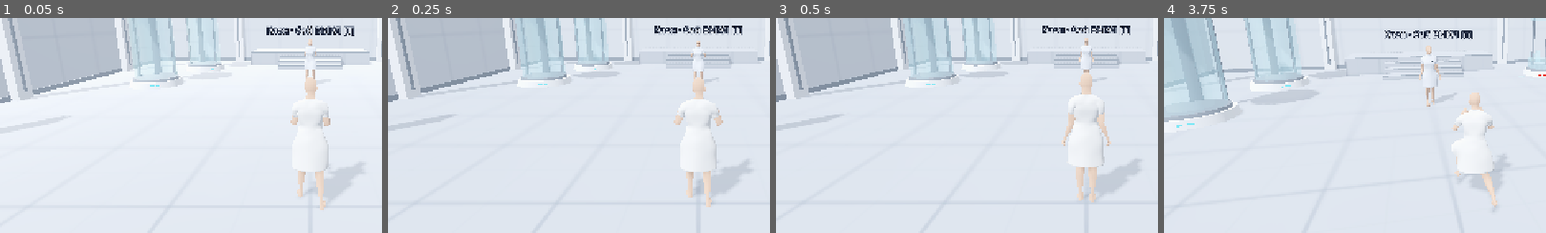
Above: before the commit, frames 1-4 (left to right).
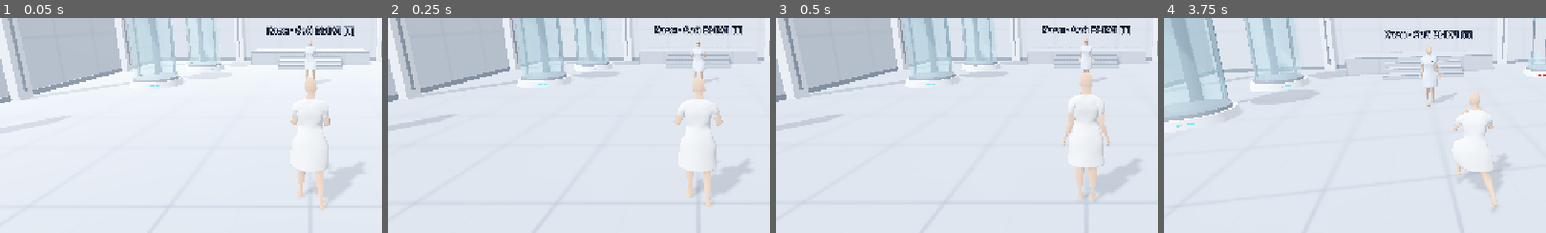
Above: after the commit, the same moments.

Repository: IAmStarhead/Project-Gene
Game: Godot game, scene res://scenes/main.tscn
The game is run twice, just before and just after one commit, with the same random seed, the same clock (stepped at 60 frames per second) and the same inputs.
Inputs (mouse positions are % of the whole screen's width and height, from its top left):
- Up to frame 1 (0.05 s): no input
- Up to frame 2 (0.25 s): no input
- Up to frame 3 (0.5 s): no input
- Up to frame 4 (3.75 s): tap Enter at 0.5 s; move the mouse to (55, 50) at 0.52 s; hold Space (dodge) 0.53-1.28 s; hold W (move_forward) from 0.53 s (still down); click (55, 50) at 0.67 s; tap F (jump) at 0.77, 1.52, 3.02 s; move the mouse to (45, 50) at 1.27 s; click (45, 50) at 1.35 s; tap Space (dodge) at 1.55, 2.3, 3.05 s; move the mouse to (52, 48) at 2.02 s; hold Q (attack_hook) 2.03-2.78 s; move the mouse to (49, 52) at 2.77 s; right-click (49, 52) at 2.85 s; click (49, 52) at 2.92 s; move the mouse to (57, 51) at 3.52 s; hold Space (dodge) from 3.53 s (still down)
The pictures show only the part of the screen within x 9-59%, y 33-83%; the shares and areas given below are measured in that part.

The runs differ from the first frame. In frame 1, less than 0.1% of the frame differs, in the area x 78-86%, y 58-72%; in frame 2, less than 0.1%; in frame 3, less than 0.1%; in frame 4, 0.1%, in the area x 75-85%, y 58-75%.

Commit message:
Скруглить подол по границе материала без изменения ног и маски кожи
Co-authored-by: arena-agent <297053741+arena-agent@users.noreply.github.com>

Diff:
--- a/prototype/scripts/character_appearance.gd
+++ b/prototype/scripts/character_appearance.gd
@@ -753,6 +753,7 @@
 			_goals[i]=_hips_transform*point
 
 	_redistribute_surface()
+	_fillet_supported_surface()
 
 
 func _redistribute_surface() -> void:
@@ -888,6 +889,7 @@
 		var goal := _goal_local[hem]
 		var radial := Vector3(goal.x,0,goal.z-.02).normalized()
 		var amount:=clampf(Vector3(local.x,0,local.z-.02).dot(radial)-_goal_radii[hem],0,_max_secondary)
+		amount = _safe_secondary(k, amount)
 		for row in range(1,_rings):
 			var i:=row*_segments+k
 			var u:=_meridian_lengths[i]/_meridian_lengths[hem]
@@ -978,3 +980,158 @@
 		_vertex_bytes.encode_u16(_tangent_offset+i*_normal_stride, tx)
 		_vertex_bytes.encode_u16(_tangent_offset+i*_normal_stride+2, ty)
 	_skirt_mesh.surface_update_vertex_region(0, 0, _vertex_bytes)
+
+
+func _fillet_supported_surface() -> void:
+	# Only the 32-point material boundary needs a fairing solve. Solving all
+	# 320 points at every pass produced the same hem but cost six times the
+	# old update. Transfer this boundary correction through the cloth ONCE.
+	# A nearest-normal contact slides around a knee instead of re-creating
+	# its sharp radial tip. Rest curvature preserves the idle circumference.
+	var base := (_rings-1)*_segments
+	var original := PackedVector3Array()
+	var hem := PackedVector3Array()
+	var rest_lap := PackedVector3Array()
+	for k in _segments:
+		original.append(_goal_local[base+k])
+		hem.append(_goal_local[base+k])
+		rest_lap.append((_rest[base+(k+_segments-1)%_segments]+_rest[base+(k+1)%_segments])*.5-_rest[base+k])
+	for iteration in 24:
+		var source := hem.duplicate()
+		for k in _segments:
+			var lap := (source[(k+_segments-1)%_segments]+source[(k+1)%_segments])*.5-source[k]
+			hem[k] = _normal_clear(source[k]+(lap-rest_lap[k])*.5)
+	for row in range(1, _rings):
+		for k in _segments:
+			var i := row*_segments+k
+			var u := _meridian_lengths[i]/_meridian_lengths[base+k]
+			_goal_local[i] += (hem[k]-original[k])*(u*u)
+	_clear_filleted_surface()
+	for iteration in 3:
+		_resample_filleted_meridians()
+	# Keep the thin binding below its preceding material row when the calf
+	# is almost horizontal. Lift only offending neighbours; never lower a
+	# contact point or enlarge a capsule/garment to obtain a green test.
+	for iteration in 3:
+		for row in range(_rings-2, 0, -1):
+			for k in _segments:
+				var i := row*_segments+k
+				if _goal_local[i].y < _goal_local[i+_segments].y+.0002:
+					var point := _goal_local[i]
+					point.y = _goal_local[i+_segments].y+.0002
+					_goal_local[i] = _normal_clear(point)
+	for i in _rest.size():
+		_goal_radii[i] = Vector2(_goal_local[i].x, _goal_local[i].z-.02).length()
+		_goals[i] = _hips_transform*_goal_local[i]
+
+
+func _clear_filleted_surface() -> void:
+	# Same nearest-normal projection as _normal_clear, batched by capsule.
+	# Cache the six capsule records, not thousands of Variant-array reads.
+	for i in range(_segments, _rest.size()):
+		var point := _goal_local[i]
+		var dy := (point.y-.89)/.145
+		if absf(dy) >= 1.0: continue
+		var radial := Vector2(point.x, point.z-.02)
+		var radius := radial.length()
+		var direction := radial/maxf(radius, .000001)
+		var minimum := sqrt((1.0-dy*dy)/(direction.x*direction.x/(.187*.187)+direction.y*direction.y/(.124*.124)))
+		if radius < minimum:
+			_goal_local[i] = Vector3(direction.x*minimum, point.y, .02+direction.y*minimum)
+	for capsule in _capsule_local:
+		var a: Vector3 = capsule[0]
+		var b: Vector3 = capsule[1]
+		var axis: Vector3 = capsule[2]
+		var inverse_length := 1.0/maxf(float(capsule[3]), .000001)
+		var radius: float = capsule[4]+.00025
+		var low := minf(a.y,b.y)-radius
+		var high := maxf(a.y,b.y)+radius
+		for i in range(_segments, _rest.size()):
+			var point := _goal_local[i]
+			if point.y < low or point.y > high: continue
+			var nearest := a+axis*clampf((point-a).dot(axis)*inverse_length, 0, 1)
+			var offset := point-nearest
+			var squared := offset.length_squared()
+			if squared < radius*radius:
+				var distance := sqrt(squared)
+				_goal_local[i] = point+offset*((radius-distance)/maxf(distance,.000001))
+
+
+func _resample_filleted_meridians() -> void:
+	var source := _goal_local.duplicate()
+	var arc := PackedFloat32Array()
+	arc.resize(_rings)
+	for k in _segments:
+		arc[0] = 0
+		for row in range(1, _rings):
+			arc[row] = arc[row-1]+source[row*_segments+k].distance_to(source[(row-1)*_segments+k])
+		var fraction := minf(1, arc[_rings-1]/_meridian_lengths[(_rings-1)*_segments+k])
+		var at := 1
+		for row in range(1, _rings):
+			var length := _meridian_lengths[row*_segments+k]*fraction
+			while at < _rings-1 and arc[at] < length: at += 1
+			var u := clampf((length-arc[at-1])/maxf(arc[at]-arc[at-1], .000001), 0, 1)
+			_goal_local[row*_segments+k] = source[(at-1)*_segments+k].lerp(source[at*_segments+k], u)
+	_clear_filleted_surface()
+
+
+func _normal_clear(point: Vector3) -> Vector3:
+	# Existing pelvis envelope; no new collider or larger safety volume.
+	var dy := (point.y-.89)/.145
+	if absf(dy) < 1.0:
+		var radial := Vector2(point.x, point.z-.02)
+		var radius := radial.length()
+		var direction := radial/maxf(radius, .000001)
+		var minimum := sqrt((1.0-dy*dy)/(direction.x*direction.x/(.187*.187)+direction.y*direction.y/(.124*.124)))
+		if radius < minimum:
+			point.x = direction.x*minimum
+			point.z = .02+direction.y*minimum
+	for capsule in _capsule_local:
+		var a: Vector3 = capsule[0]
+		var b: Vector3 = capsule[1]
+		var radius: float = capsule[4]+.00025
+		if point.y < minf(a.y,b.y)-radius or point.y > maxf(a.y,b.y)+radius:
+			continue
+		var axis: Vector3 = capsule[2]
+		var nearest := a+axis*clampf((point-a).dot(axis)/maxf(float(capsule[3]), .000001), 0, 1)
+		var offset := point-nearest
+		var distance := offset.length()
+		if distance < radius:
+			point += offset*((radius-distance)/maxf(distance,.000001))
+	return point
+
+
+func _safe_secondary(k: int, amount: float) -> float:
+	# Normal fillets need not be at the farthest radial ray intersection:
+	# adding even an outward 12 mm drift can meet the bent calf again.
+	# Limit the ONE coherent meridian amplitude, not separate vertex pushes
+	# which would recreate a saw-tooth hem or exceed the secondary bound.
+	if amount <= .000001 or _secondary_clear(k, amount):
+		return amount
+	var low := 0.0
+	var high := amount
+	for iteration in 8:
+		var mid := (low+high)*.5
+		if _secondary_clear(k, mid): low = mid
+		else: high = mid
+	return low
+
+
+func _secondary_clear(k: int, amount: float) -> bool:
+	for row in range(1, _rings):
+		var i := row*_segments+k
+		var point := _goal_local[i]
+		var u := _meridian_lengths[i]/_meridian_lengths[(_rings-1)*_segments+k]
+		var radial := Vector3(point.x, 0, point.z-.02).normalized()
+		point += radial*(amount*u*u)
+		for capsule in _capsule_local:
+			var a: Vector3 = capsule[0]
+			var b: Vector3 = capsule[1]
+			var radius: float = capsule[4]+.00003
+			if point.y < minf(a.y,b.y)-radius or point.y > maxf(a.y,b.y)+radius:
+				continue
+			var axis: Vector3 = capsule[2]
+			var nearest := a+axis*clampf((point-a).dot(axis)/maxf(float(capsule[3]), .000001), 0, 1)
+			if point.distance_squared_to(nearest) < radius*radius:
+				return false
+	return true
--- a/prototype/tests/test_animation.gd
+++ b/prototype/tests/test_animation.gd
@@ -59,6 +59,7 @@
 	_test_relaxed_jump(character)
 	_test_directional_dodge(character)
 	_test_appearance(character)
+	_test_rounded_material_hem(character)
 	_test_garment_surface(character)
 	_test_player_modes()
 	_test_combat()
@@ -709,6 +710,45 @@
 	character.reset_motion(false)
 
 
+func _test_rounded_material_hem(character: Node3D) -> void:
+	var app: Node3D = character.appearance
+	# Same 32-point material boundary, exact seeks and local coordinates as
+	# 9fecef0, NOT subdivided render vertices or a different metric. These
+	# are geometric second differences in metres, not physical cloth stress.
+	for item in [["dodge_back", .24, .04859], ["dodge_left", .24, .03818],
+			["dodge_right", .24, .05541], ["sprint_relaxed", .31, .03439]]:
+		character.seek_clip(item[0], item[1])
+		var maximum := 0.0
+		var base: int = (app._rings-1)*app._segments
+		for k in app._segments:
+			var p: Vector3 = app._goal_local[base+k]
+			var before: Vector3 = app._goal_local[base+(k+app._segments-1)%app._segments]
+			var after: Vector3 = app._goal_local[base+(k+1)%app._segments]
+			maximum = maxf(maximum, (before+after-p*2).length())
+		check(maximum < float(item[2])*.95,
+			"same-grid hem fillet improves the frozen pre-fillet curvature, not just tessellation: "+item[0])
+		print("Hem second difference %s @ %.3f: %.3f mm" % [item[0], item[1], maximum*1000])
+	# Regression found during development: after a normal fillet a positive
+	# radial drift can RE-ENTER a bent calf. Keep one bounded amplitude for
+	# the entire material meridian; do not fix independent points afterwards.
+	character.position = Vector3.ZERO
+	character.reset_motion(false)
+	for i in 12:
+		character.position.z += T.RUN_SPEED/60.0
+		character.update_motion(1.0/60.0, Vector3(0,0,T.RUN_SPEED), "", 0, "L",
+			{"combat":false, "grounded":true, "distance":T.RUN_SPEED/60.0})
+	var limited := false
+	var clear := true
+	for k in app._segments:
+		var amount: float = app._safe_secondary(k, .012)
+		limited = limited or amount < .0119
+		clear = clear and amount >= 0 and amount <= .012 and app._secondary_clear(k, amount)
+	check(limited and clear, "bent-calf regression exercises the coherent collision-limited secondary amplitude")
+	check(app.collision_gap() > -.00001, "limited secondary drift cannot re-enter the current calf envelope")
+	character.position = Vector3.ZERO
+	character.reset_motion(false)
+
+
 func _test_garment_surface(character: Node3D) -> void:
 	var app: Node3D = character.appearance
 	var body: MeshInstance3D = app.body
